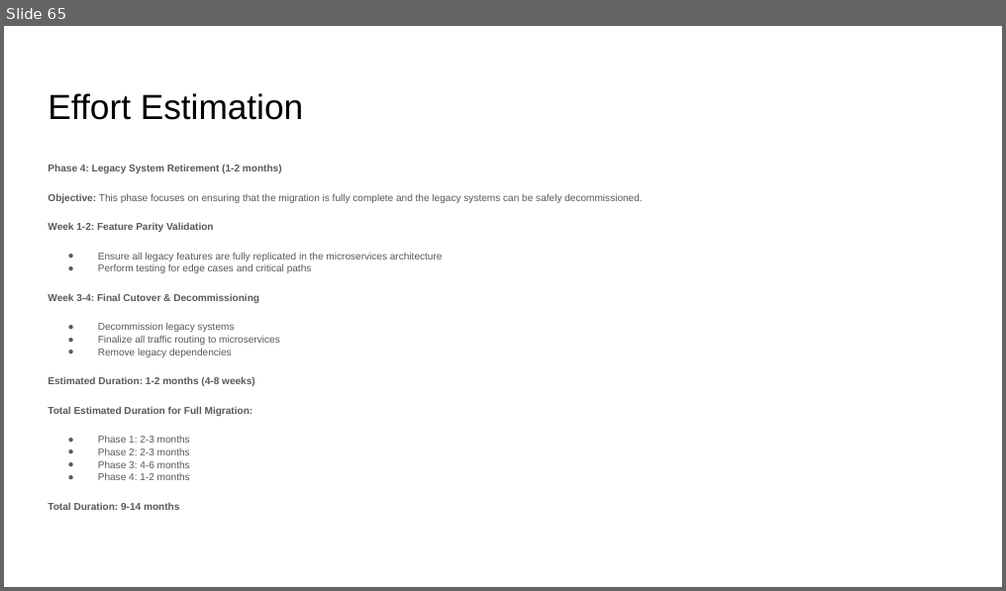
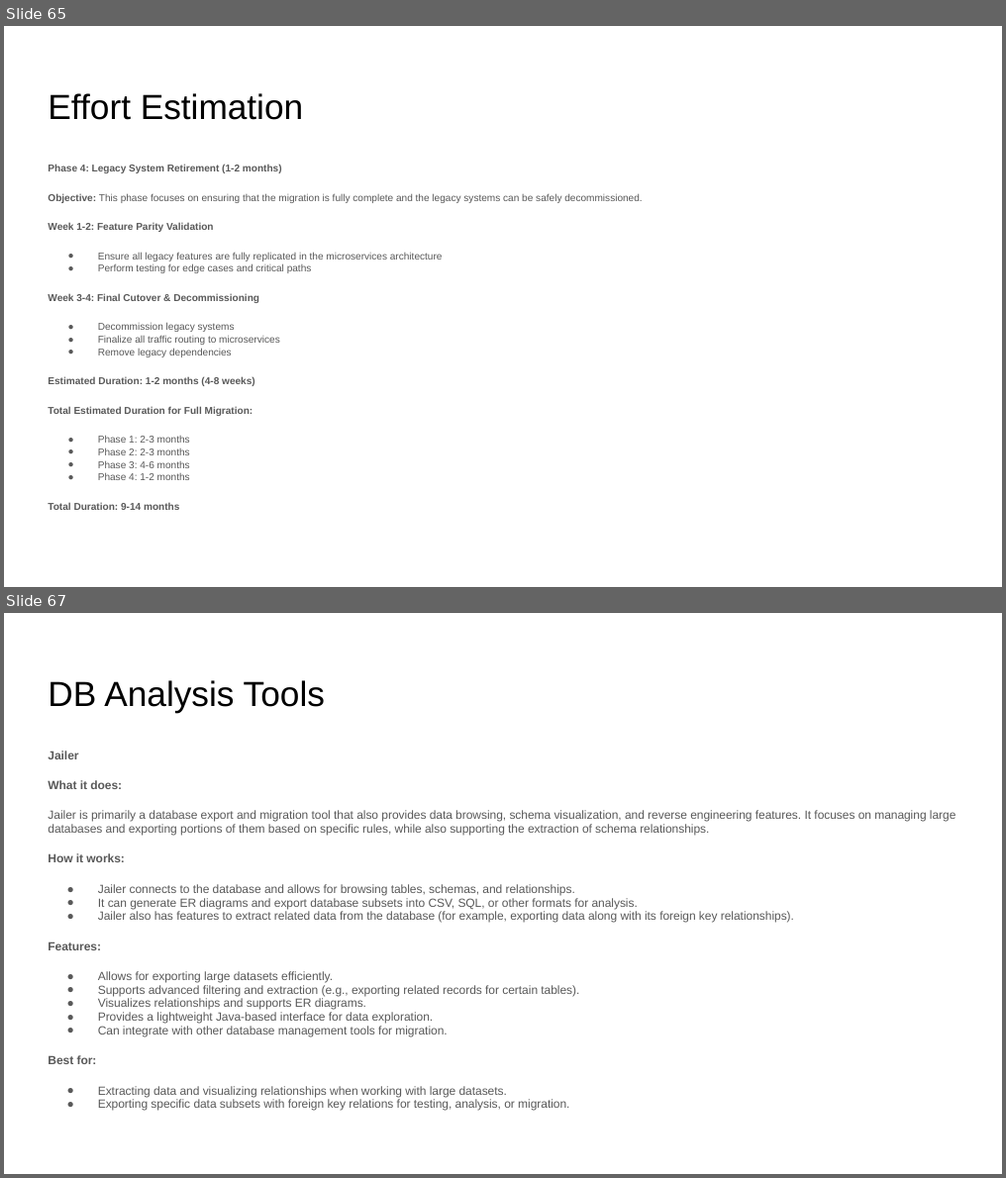
Before and after one commit to pfcit/nextgen-exam-system, a slide deck: ExamSystemMigration.pptx. Shown one above the other, each under a label of ours: slide 65 before the commit, slides 65 and 67 after it; the slides between them are not shown. The pictures are 1006x591 and 1006x1178 pixels, drawn with LibreOffice and Linux fonts; fonts in the diff are those of the drawing. Boxes give left, top, right and bottom in pixels: in the first picture for what was removed or moved away, otherwise in the second. Text is boxed around its words. In the diff, an @@ line names an element or a change of style, - is before the commit and + after.

Commit message:
Add Db Tools

```diff
--- a/ExamSystemMigration.pptx
+++ b/ExamSystemMigration.pptx
@@ slide 67 added at (4, 613, 1002, 1174), background #FFFFFF @@
@@ title added at (48, 680, 325, 712), 25.2 pt, text #000000 @@
+DB Analysis Tools
@@ text added at (48, 751, 956, 1111), 8.6 pt, text #595959 @@
+Jailer
+What it does:
+Jailer is primarily a database export and migration tool that also provides data browsing, schema visualization, and reverse engineering features. It focuses on managing large databases and exporting portions of them based on specific rules, while also supporting the extraction of schema relationships.
+How it works:
+● Jailer connects to the database and allows for browsing tables, schemas, and relationships.
+● It can generate ER diagrams and export database subsets into CSV, SQL, or other formats for analysis.
+● Jailer also has features to extract related data from the database (for example, exporting data along with its foreign key relationships).
+Features:
+● Allows for exporting large datasets efficiently.
+● Supports advanced filtering and extraction (e.g., exporting related records for certain tables).
+● Visualizes relationships and supports ER diagrams.
+● Provides a lightweight Java-based interface for data exploration.
+● Can integrate with other database management tools for migration.
+Best for:
+● Extracting data and visualizing relationships when working with large datasets.
+● Exporting specific data subsets with foreign key relations for testing, analysis, or migration.
```
Also in this commit, not shown: 1 slide changed, 2 other slides added.
